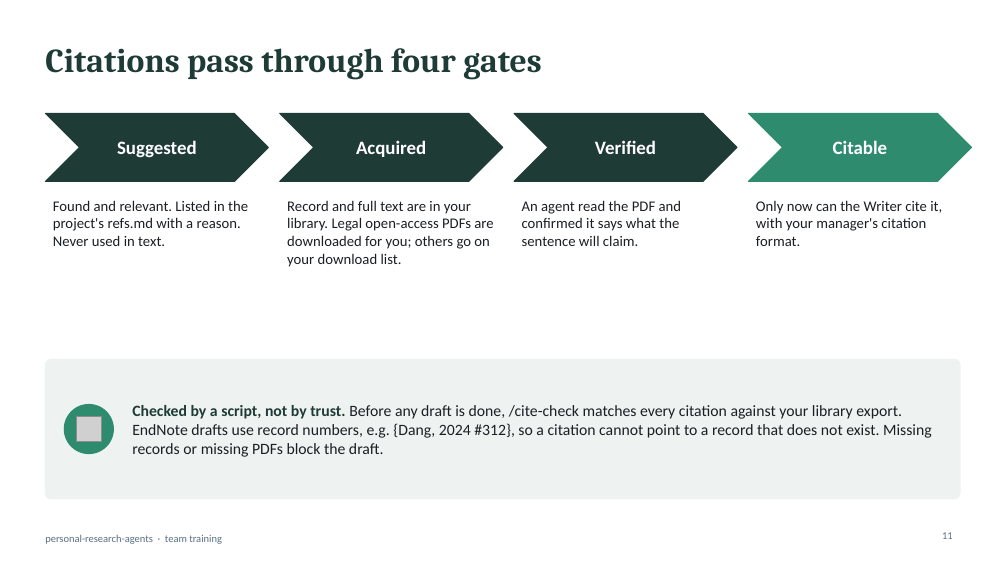
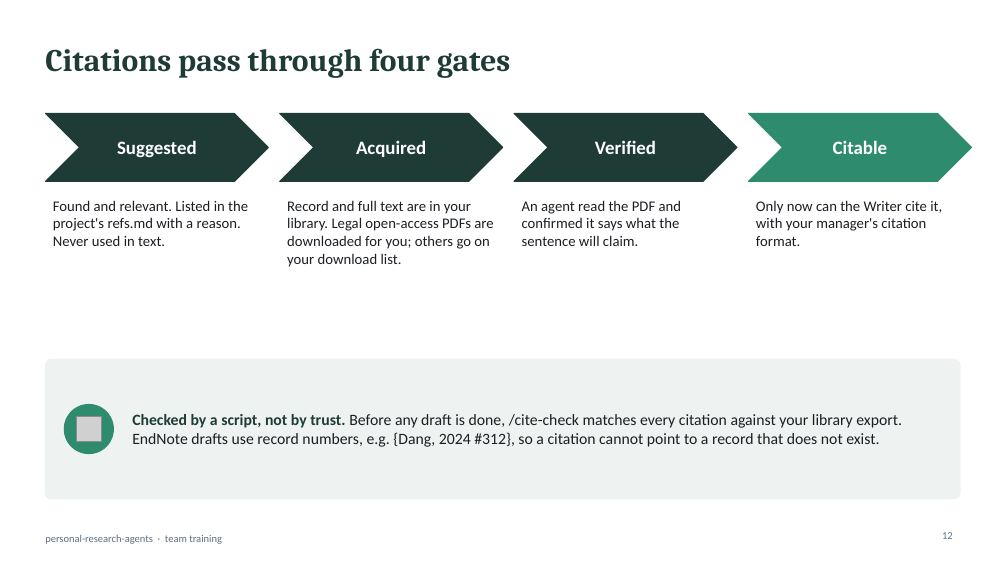
Before and after one commit to simonhdang/personal-research-agents, a slide deck: slide 12 of docs/personal-research-agents_seminar.pptx (slide 11 before the commit). Drawn at 1008x567 pixels with LibreOffice and Linux fonts; fonts in the diff are those of the drawing; grey boxes stand for pictures. Boxes give left, top, right and bottom in pixels: in the first picture for what was removed or moved away, otherwise in the second. Text is boxed around its words. In the diff, an @@ line names an element or a change of style, - is before the commit and + after.

```diff
--- a/docs/personal-research-agents_seminar.pptx
+++ b/docs/personal-research-agents_seminar.pptx
@@ title "Citations pass through four gates" at bbox=[45, 48, 510, 78]: size 32 to 30 pt @@
@@ text at bbox=[132, 414, 902, 447]: text changed @@
-Checked by a script, not by trust. Before any draft is done, /cite-check matches every citation against your library export. EndNote drafts use record numbers, e.g. {Dang, 2024 #312}, so a citation cannot point to a record that does not exist. Missing records or missing PDFs block the draft.
+Checked by a script, not by trust. Before any draft is done, /cite-check matches every citation against your library export. EndNote drafts use record numbers, e.g. {Dang, 2024 #312}, so a citation cannot point to a record that does not exist.
```
Also in this commit, not shown: 16 other slides changed, 24 slides added, 6 slides removed, 1 other file.
